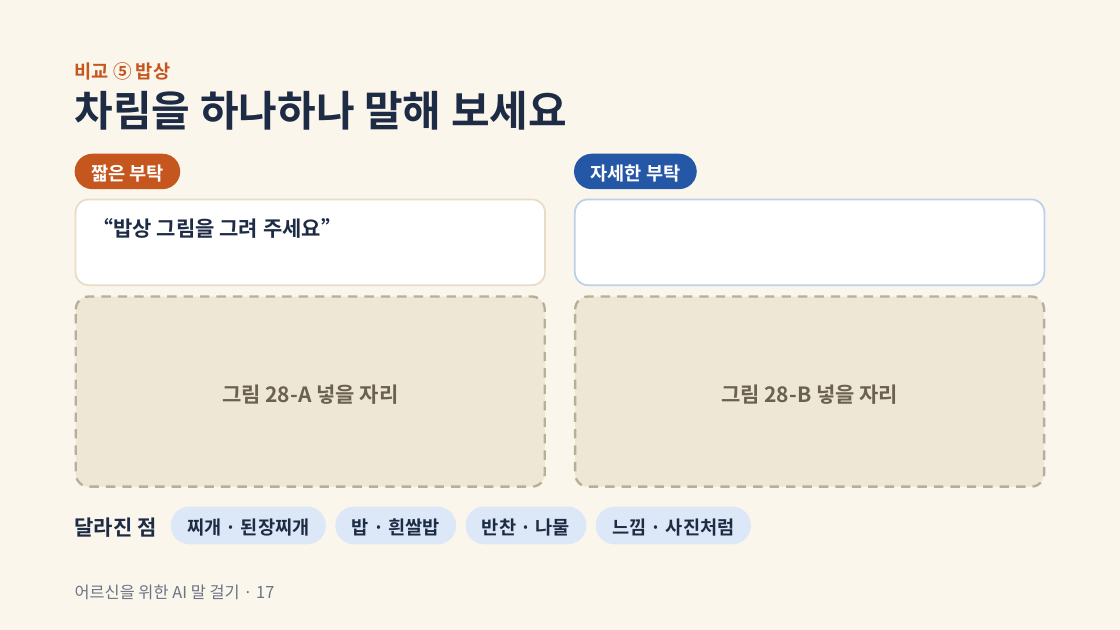
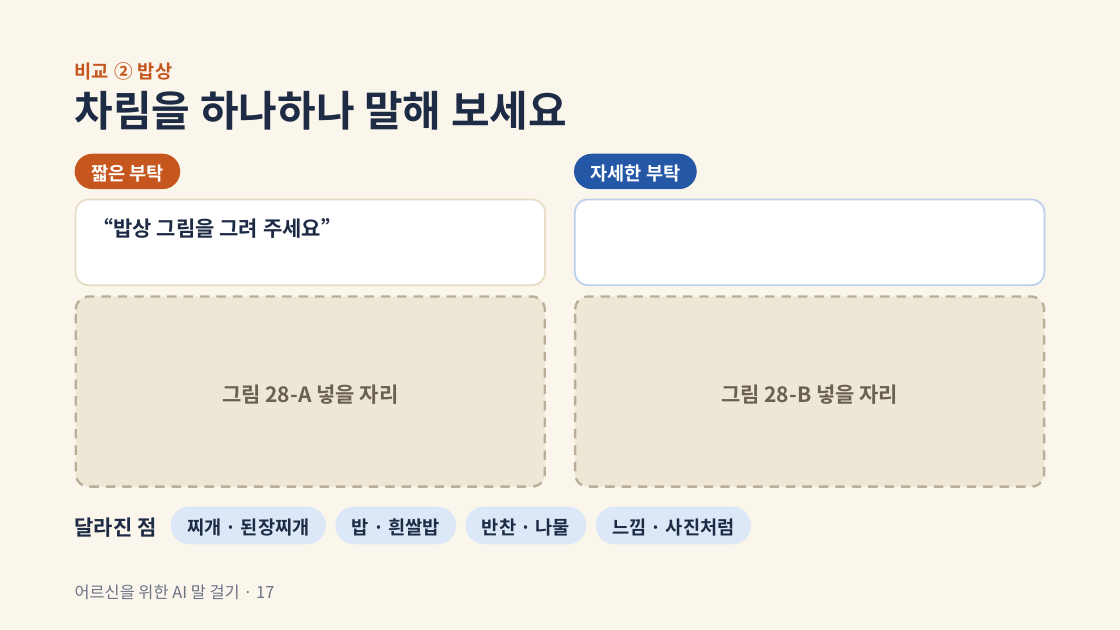
Before and after one commit to bbkilhyun0814-collab/---, a slide deck: slide 17 of ppt/ai와 함께 (카톡 챗GPT).pptx. Drawn at 1120x630 pixels with LibreOffice and Linux fonts; fonts in the diff are those of the drawing. Boxes give left, top, right and bottom in pixels: in the first picture for what was removed or moved away, otherwise in the second. Text is boxed around its words. In the diff, an @@ line names an element or a change of style, - is before the commit and + after.

```diff
--- a/ppt/ai와 함께 (카톡 챗GPT).pptx
+++ b/ppt/ai와 함께 (카톡 챗GPT).pptx
@@ text at bbox=[75, 62, 172, 80]: text changed @@
-비교 ⑤ 밥상
+비교 ② 밥상
```
Also in this commit, not shown: 5 other slides changed.
